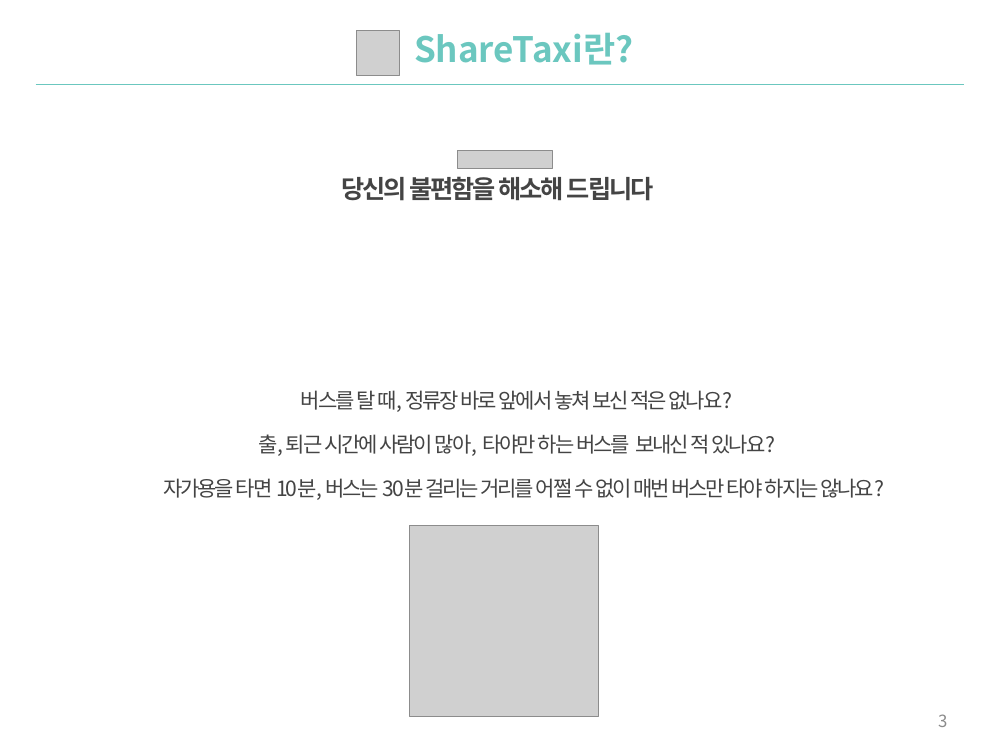
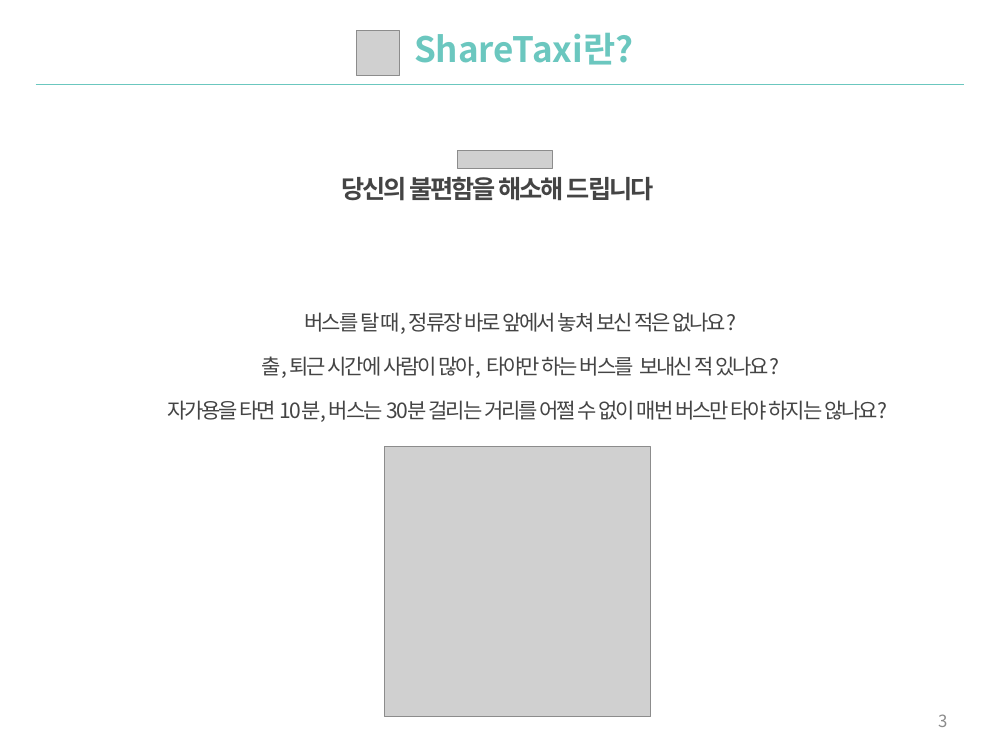
Before and after one commit to ssove/SWengineering, a slide deck: slide 3 of doc/제출용/ShareTaxi_PPT.pptx. Drawn at 1008x756 pixels with LibreOffice and Linux fonts; fonts in the diff are those of the drawing; grey boxes stand for pictures; background and template pictures are left out. Boxes give left, top, right and bottom in pixels: in the first picture for what was removed or moved away, otherwise in the second. Text is boxed around its words. In the diff, an @@ line names an element or a change of style, - is before the commit and + after.

Commit message:
Prepare Q&A slide, Modify body position & size

```diff
--- a/doc/제출용/ShareTaxi_PPT.pptx
+++ b/doc/제출용/ShareTaxi_PPT.pptx
@@ 3 texts: place and size @@
-3 texts at (163, 390, 884, 500)
+3 texts at (167, 312, 888, 422)
@@ picture: place and size @@
-picture at (409, 525, 599, 717)
+picture at (384, 447, 650, 717)
```
Also in this commit, not shown: 3 other slides changed, 1 slide added.
